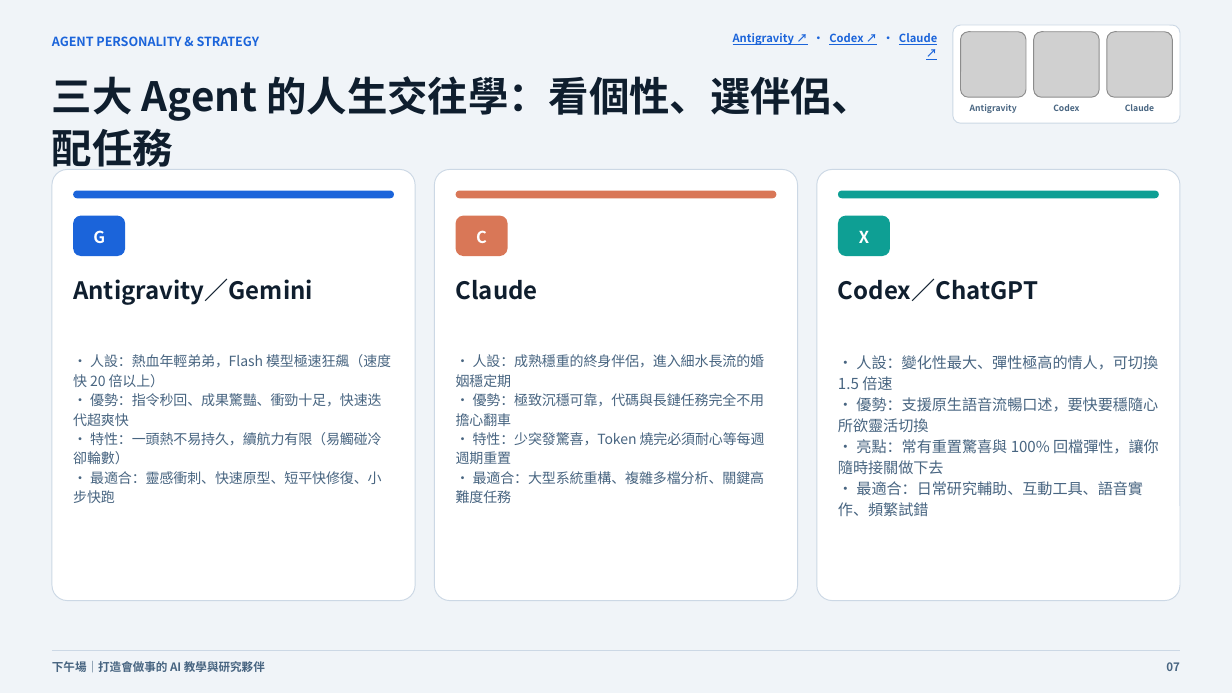
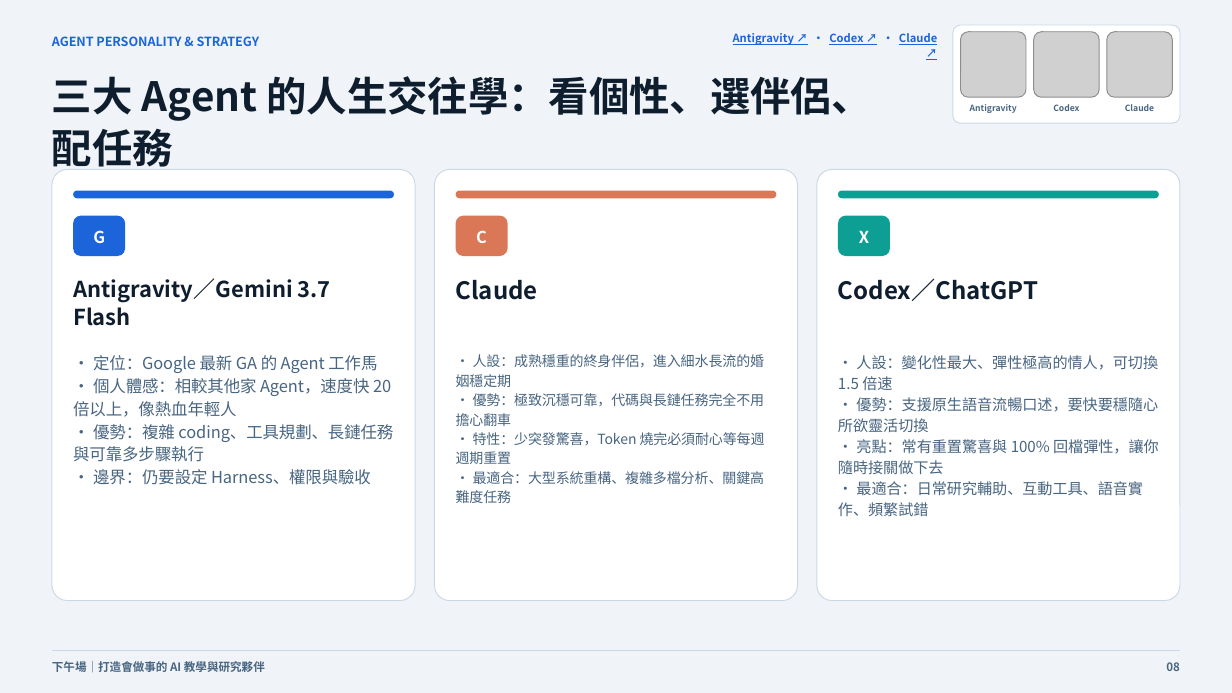
Before and after one commit to cagoooo/ncu-ai-agent-workshop-20260826, a slide deck: slide 8 of 01_簡報/下午場_打造會做事的AI教學與研究夥伴_資料分析實戰_20260826.pptx (slide 7 before the commit). Drawn at 1232x693 pixels with LibreOffice and Linux fonts; fonts in the diff are those of the drawing; grey boxes stand for pictures. Boxes give left, top, right and bottom in pixels: in the first picture for what was removed or moved away, otherwise in the second. Text is boxed around its words. In the diff, an @@ line names an element or a change of style, - is before the commit and + after.

```diff
--- a/01_簡報/下午場_打造會做事的AI教學與研究夥伴_資料分析實戰_20260826.pptx
+++ b/01_簡報/下午場_打造會做事的AI教學與研究夥伴_資料分析實戰_20260826.pptx
@@ text at bbox=[73, 278, 331, 326]: text changed; size 18.8 to 17.2 pt @@
-Antigravity／Gemini
+Antigravity／Gemini 3.7 Flash
@@ text at bbox=[73, 355, 393, 485]: text changed; size 10.9 to 12.8 pt @@
-• 人設：熱血年輕弟弟，Flash 模型極速狂飆（速度快 20 倍以上）
-• 優勢：指令秒回、成果驚豔、衝勁十足，快速迭代超爽快
-• 特性：一頭熱不易持久，續航力有限（易觸碰冷卻輪數）
-• 最適合：靈感衝刺、快速原型、短平快修復、小步快跑
+• 定位：Google 最新 GA 的 Agent 工作馬
+• 個人體感：相較其他家 Agent，速度快 20 倍以上，像熱血年輕人
+• 優勢：複雜 coding、工具規劃、長鏈任務與可靠多步驟執行
+• 邊界：仍要設定 Harness、權限與驗收
@@ text at bbox=[1166, 662, 1180, 671]: text changed @@
-07
+08
```
Also in this commit, not shown: 43 other slides changed, 6 slides added, 2 slides removed, 22 other files.
